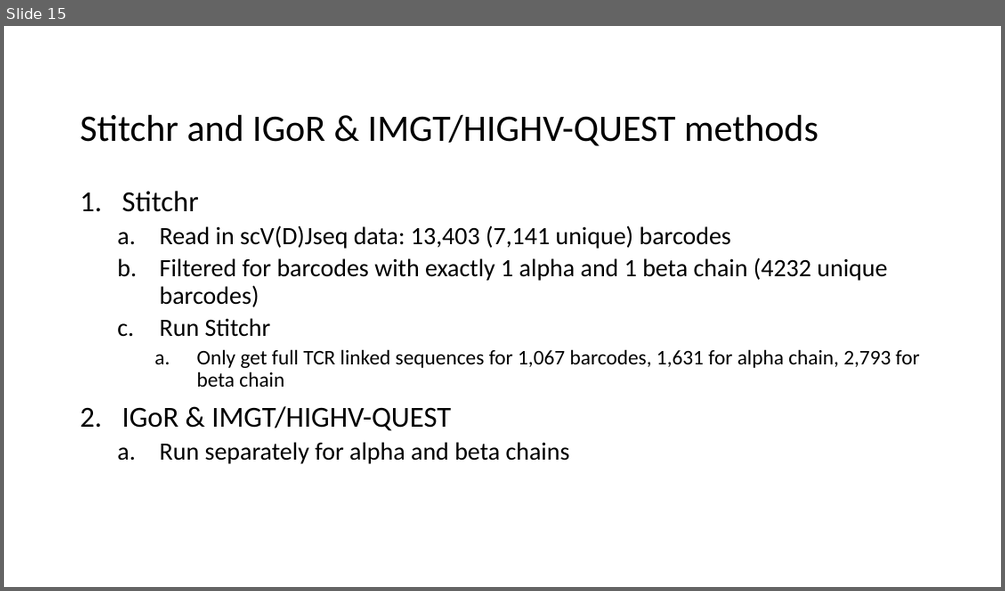
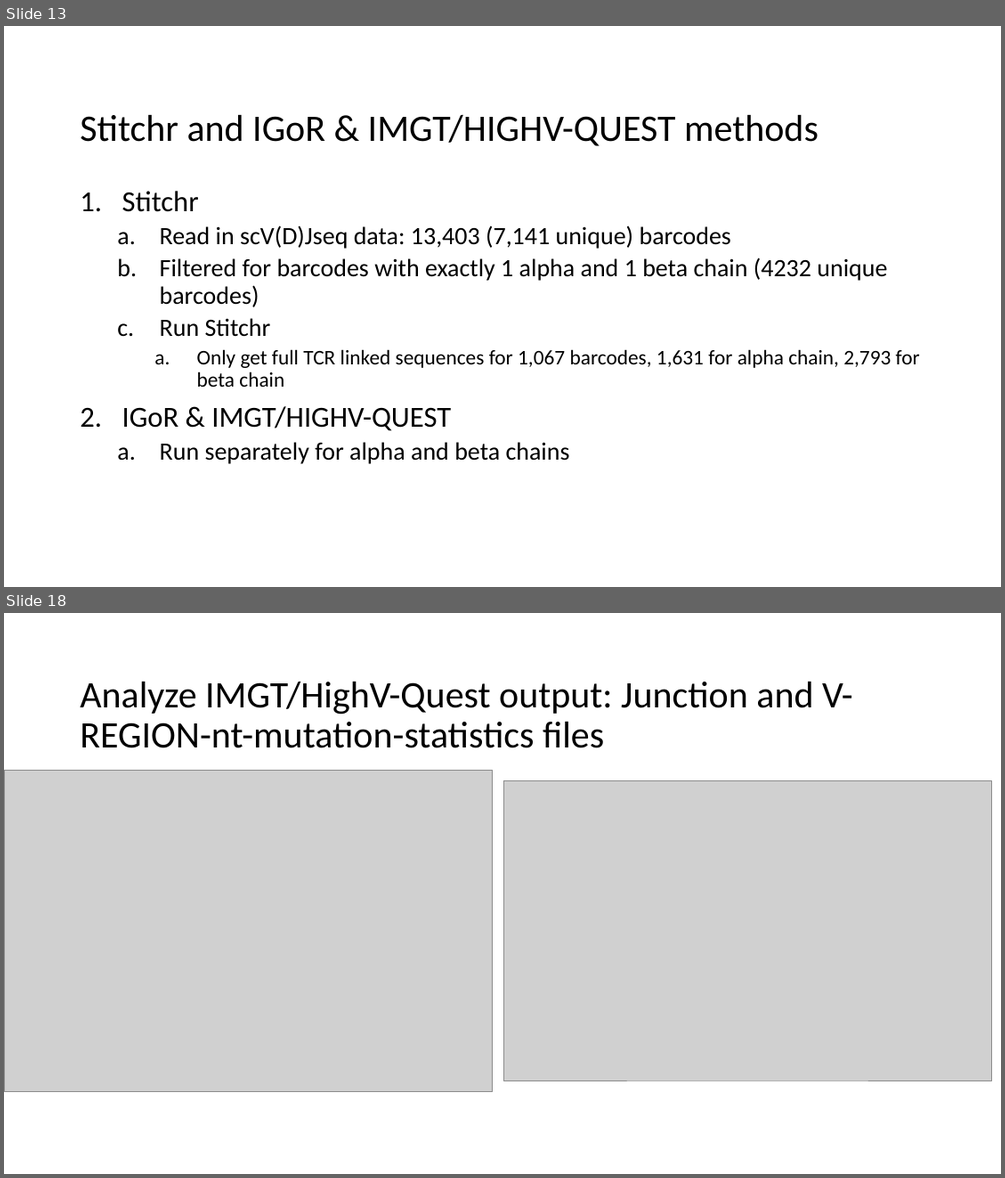
Before and after one commit to tybottorff/bottorffdocs, a slide deck: linsley_postdoc/presentations/weekly_meetings/10_19_23.pptx. Shown one above the other, each under a label of ours: slide 15 before the commit, slides 13 and 18 after it; the slides between them are not shown. The pictures are 1005x591 and 1005x1178 pixels, drawn with LibreOffice and Linux fonts; fonts in the diff are those of the drawing; grey boxes stand for pictures. Boxes give left, top, right and bottom in pixels: in the first picture for what was removed or moved away, otherwise in the second. Text is boxed around its words. In the diff, an @@ line names an element or a change of style, - is before the commit and + after.

```diff
--- a/linsley_postdoc/presentations/weekly_meetings/10_19_23.pptx
+++ b/linsley_postdoc/presentations/weekly_meetings/10_19_23.pptx
@@ slide 18 added at box(4, 613, 1001, 1174), background #FFFFFF @@
@@ title added at box(80, 682, 853, 748), 36 pt, text #000000 @@
+Analyze IMGT/HighV-Quest output: Junction and V-REGION-nt-mutation-statistics files
@@ picture added at box(4, 770, 493, 1092) @@
@@ picture added at box(503, 781, 991, 1080) @@
@@ what was slide 15 is now slide 13 @@
```
Also in this commit, not shown: 6 slides changed, 3 other slides added, 2 slides removed.
